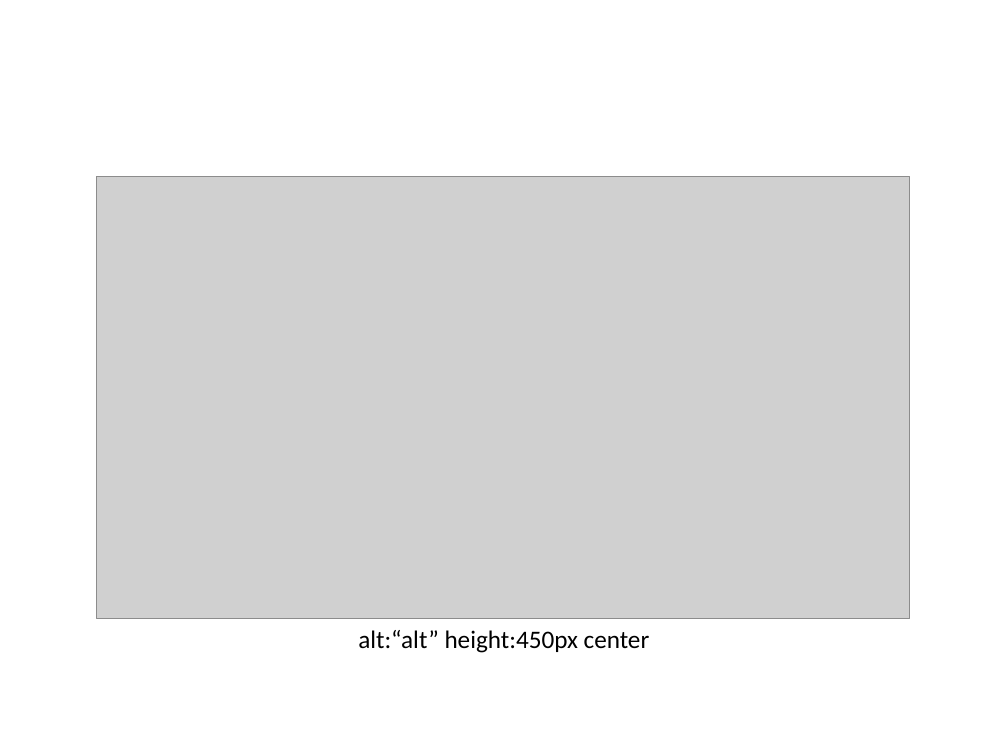
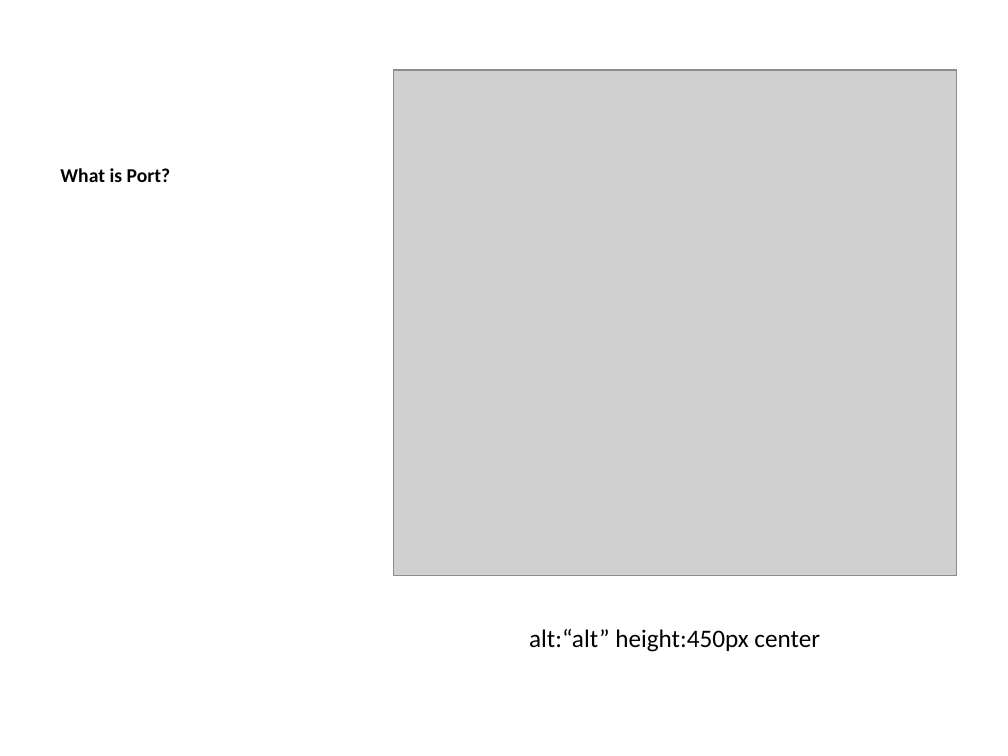
Before and after one commit to ucoruh/ce103-algorithms-and-programming-I, a slide deck: slide 34 of docs/week-1-intro/ce103-week-1-intro.en.md_word.pptx (slide 30 before the commit). Drawn at 1008x756 pixels with LibreOffice and Linux fonts; fonts in the diff are those of the drawing; grey boxes stand for pictures. Boxes give left, top, right and bottom in pixels: in the first picture for what was removed or moved away, otherwise in the second. Text is boxed around its words. In the diff, an @@ line names an element or a change of style, - is before the commit and + after.

```diff
--- a/docs/week-1-intro/ce103-week-1-intro.en.md_word.pptx
+++ b/docs/week-1-intro/ce103-week-1-intro.en.md_word.pptx
@@ picture added at <box>393,70,956,575</box> @@
@@ text added at <box>60,168,171,182</box>, 14 pt, text #000000, bold @@
+What is Port?
@@ picture removed at <box>97,176,910,619</box> @@
@@ text "alt:“alt” height:450px center": place and size @@
-text "alt:“alt” height:450px center" at <box>358,630,650,653</box>
+text "alt:“alt” height:450px center" at <box>529,629,820,652</box>
```
Also in this commit, not shown: 39 other slides changed, 9 slides added, 1 slide removed, 19 other files.
